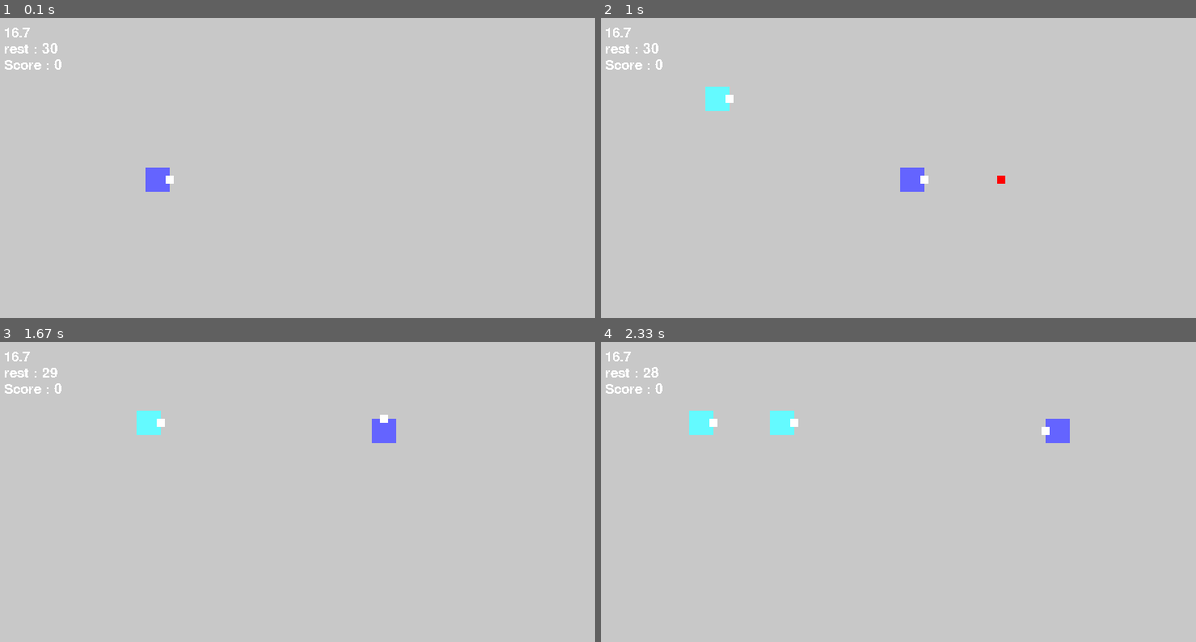
Above: before the commit, frames 1-4 (two rows, left to right).
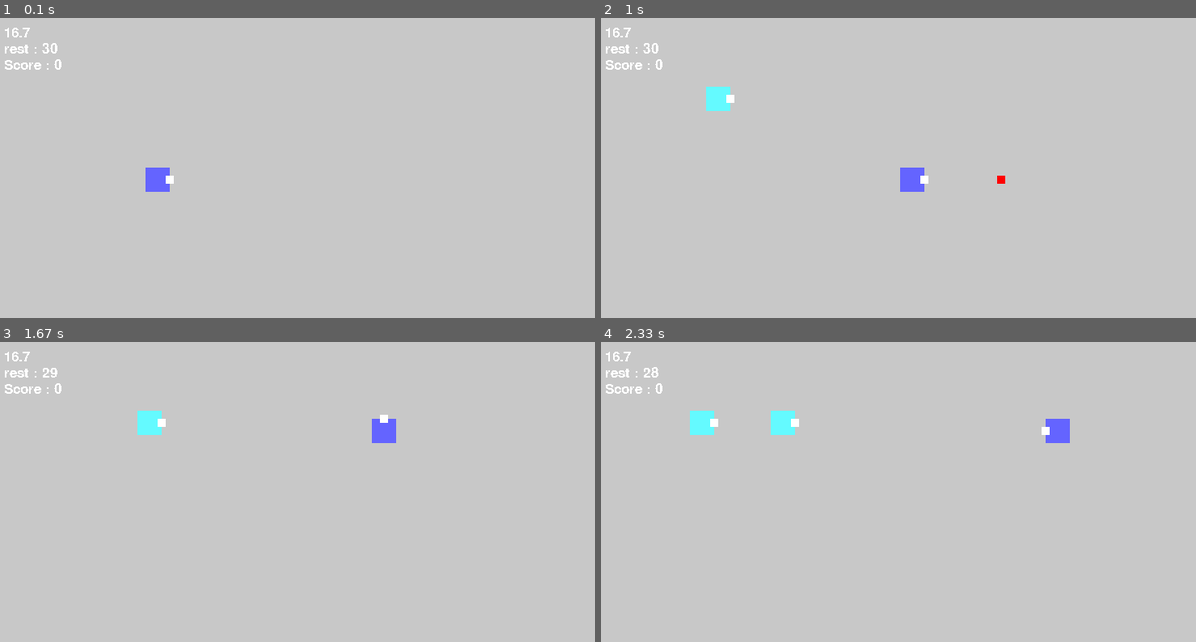
Above: after the commit, the same moments.

Repository: macchan1978/python_game
Game: pygame game, started from pygame_main.py
Same seed, same stepped clock (60 frames per second), same inputs: the game is played once before the commit and once after it.
Inputs:
- Up to frame 1 (0.1 s): no input
- Up to frame 2 (1 s): hold Space 0.33-0.8 s; hold Right 0.33-0.8 s; hold Right from 0.83 s (still down)
- Up to frame 3 (1.67 s): release Right at 1.3 s; hold Up 1.33-1.63 s
- Up to frame 4 (2.33 s): hold Right 1.67-2.13 s; hold Left from 2.17 s (still down)

Frame 1 is identical in both runs. In frame 2, less than 0.1% of the frame differs, in the area x 17-23%, y 22-31%; in frame 3, less than 0.1%; in frame 4, less than 0.1%, in the area x 14-34%, y 22-31%.

Commit message:
PlayModeに処理を移動

Diff:
--- a/game_context.py
+++ b/game_context.py
@@ -2,31 +2,47 @@
 from enum import Enum, auto
 import pygame as pg
 from pygame.event import Event
+from pygame.surface import Surface
 
 
-# define a main function
 class GamePad:
+    button_escape: bool
+    button_space: bool
+    key_left: bool
+    key_down: bool
+    key_right: bool
+    key_up: bool
+
     def __init__(self):
-        self.keyUp = False
-        self.keyRight = False
-        self.keyDown = False
-        self.keyLeft = False
-        self.buttonSpace = False
+        self.key_up = False
+        self.key_right = False
+        self.key_down = False
+        self.key_left = False
+        self.button_space = False
+        self.button_escape = False
         pass
 
+    def tick(self):
+        for event in pg.event.get():
+            self.process_event(event)
+
     def process_event(self, event: Event):
+
         is_key_down = event.type == pg.KEYDOWN
         if event.type in [pg.KEYDOWN, pg.KEYUP]:
             if event.key == pg.K_RIGHT:
-                self.keyRight = is_key_down
+                self.key_right = is_key_down
             if event.key == pg.K_LEFT:
-                self.keyLeft = is_key_down
+                self.key_left = is_key_down
             if event.key == pg.K_UP:
-                self.keyUp = is_key_down
+                self.key_up = is_key_down
             if event.key == pg.K_DOWN:
-                self.keyDown = is_key_down
+                self.key_down = is_key_down
             if event.key == pg.K_SPACE:
-                self.buttonSpace = is_key_down
+                self.button_space = is_key_down
+        if event.type == pg.KEYDOWN:
+            if event.key == pg.K_ESCAPE:
+                self.button_escape = is_key_down
 
 
 class SoundType(Enum):
@@ -51,17 +67,23 @@
 
 sound_mgr: SoundManager
 game_pad: GamePad
+screen: Surface
 
 
 def initialize():
-    global sound_mgr, game_pad
+    global sound_mgr, game_pad, screen
     sound_mgr = SoundManager()
     game_pad = GamePad()
+    screen = pg.display.set_mode((800, 600))
 
 
-def pad() -> GamePad:
+def get_pad() -> GamePad:
     return game_pad
 
 
-def sound() -> SoundManager:
+def get_sound() -> SoundManager:
     return sound_mgr
+
+
+def get_screen() -> Surface:
+    return screen
--- /dev/null
+++ b/mode_play.py
@@ -0,0 +1,87 @@
+import time
+
+from pygame.font import SysFont
+
+from objects import *
+
+
+class PlayMode:
+    def __init__(self):
+        self.font = pg.font.SysFont("", 25)
+        # define a variable to control the main loop
+        self.running = True
+
+        self.player = Player(pos=PosF(200, 200))
+
+        self.bullets: list[Bullet] = []
+        self.enemies: list[Enemy] = []
+        self.tpc_start = time.perf_counter()
+        self.tpc = [time.perf_counter(), 0]
+        self.total_sec = 30
+        self.counter = 0
+        self.score = 0
+
+    def tick(self):
+        screen = game_context.get_screen()
+
+        self.counter += 1
+        if self.counter % 100 == 10:
+            self.enemies.append(Enemy(PosF(100, 100)))
+
+        self.player.play(self.bullets)
+        self.player.tick()
+
+        for b in self.bullets:
+            b.tick()
+
+        # 当たり判定の計算。O(n^2)だがまあ気にしない。
+        for e in self.enemies:
+            e.tick()
+            for b in self.bullets:
+                if b.is_live() and e.rect.colliderect(b.rect):
+                    e.hit()
+                    b.hit()
+        self.score += sum(e.get_score() for e in self.enemies if e.is_destroyed())
+
+        if any(e.is_destroyed() for e in self.enemies):
+            game_context.get_sound().play(game_context.SoundType.DESTROY)
+
+        self.bullets = [b for b in self.bullets if b.is_live()]
+        self.enemies = [e for e in self.enemies if e.is_live()]
+
+        screen.fill((200, 200, 200))
+        self.player.render(screen)
+        for b in self.bullets:
+            b.render(screen)
+        for e in self.enemies:
+            e.render(screen)
+
+        # 処理時間
+        self.tpc[1] = time.perf_counter()
+        tpc_ms = 1000 * (self.tpc[1] - self.tpc[0])
+        self.tpc[0] = self.tpc[1]
+        play_sec = int(self.tpc[1] - self.tpc_start)
+        rest_sec = self.total_sec - play_sec
+
+        disp_frame_rate = self.font.render(f'{tpc_ms:.3g}', False, (255, 255, 255))
+        disp_rest_sec = self.font.render(f'rest : {rest_sec}', False, (255, 255, 255))
+        disp_score = self.font.render(f'Score : {self.score}', False, (255, 255, 255))
+        screen.blit(disp_frame_rate, (10, 10))
+        screen.blit(disp_rest_sec, (10, 30))
+        screen.blit(disp_score, (10, 50))
+
+        # TODO : ゲーム終了
+        if rest_sec <= 0:
+            pass
+        pass
+
+    pass
+
+
+instance: PlayMode = None
+
+
+def initialize() -> PlayMode:
+    global instance
+    instance = PlayMode()
+    return instance
--- a/objects/player.py
+++ b/objects/player.py
@@ -19,8 +19,8 @@
         self.update_rect()
 
     def play(self, bullets: list[Bullet]):
-        pad = game_context.pad()
-        if pad.buttonSpace:
+        pad = game_context.get_pad()
+        if pad.button_space:
             self.shot(bullets)
 
         angle = self.calc_move_angle(pad)
@@ -32,23 +32,23 @@
 
     @staticmethod
     def calc_move_angle(pad: game_context.GamePad) -> tuple[bool, float]:
-        if pad.keyUp and pad.keyRight:
+        if pad.key_up and pad.key_right:
             return True, -45.0
-        if pad.keyRight and pad.keyDown:
+        if pad.key_right and pad.key_down:
             return True, 45.0
-        if pad.keyDown and pad.keyLeft:
+        if pad.key_down and pad.key_left:
             return True, 135.0
-        if pad.keyLeft and pad.keyUp:
+        if pad.key_left and pad.key_up:
             return True, -135.0
-        if pad.keyUp:
+        if pad.key_up:
             return True, -90.0
-        if pad.keyRight:
+        if pad.key_right:
             return True, 0.0
-        if pad.keyDown:
+        if pad.key_down:
             return True, 90.0
-        if pad.keyLeft:
+        if pad.key_left:
             return True, 180.0
-        if pad.keyUp:
+        if pad.key_up:
             return True, -90
         return False, 0
 
--- a/pygame_main.py
+++ b/pygame_main.py
@@ -1,100 +1,32 @@
 from __future__ import annotations
 
 import os
-import time
+
+import mode_play
 from objects import *
 
 
 def main():
     print(f'current dir : [{os.getcwd()}]')
 
+    pg.init()
+    pg.display.set_caption("minimal program")
+    clock = pg.time.Clock()
     game_context.initialize()
 
-    pg.init()
-    clock = pg.time.Clock()
-    # load and set the logo
-    pg.display.set_caption("minimal program")
+    play_mode = mode_play.initialize()
 
-    # create a surface on screen that has the size of 240 x 180
-    screen = pg.display.set_mode((800, 600))
-    my_font = pg.font.SysFont("", 25)
-    # define a variable to control the main loop
     running = True
-
-    the_player = Player(pos=PosF(200, 200))
-
-    bullets: list[Bullet] = []
-    enemies: list[Enemy] = []
-    tpc_start = time.perf_counter()
-    tpc = [time.perf_counter(), 0]
-    total_sec = 30
-    counter = 0
-    score = 0
-
-    # game_pad = GamePad()
     while running:
         clock.tick(60)
 
-        for event in pg.event.get():
-            game_context.pad().process_event(event)
-            if event.type == pg.QUIT:
-                running = False
-            if event.type == pg.KEYDOWN:
-                if event.key == pg.K_ESCAPE:
-                    running = False
+        pad = game_context.game_pad
+        pad.tick()
+        if pad.button_escape:
+            running = False
 
-
-        if counter % 100 == 10:
-            enemies.append(Enemy(PosF(100, 100)))
-
-        the_player.play(bullets)
-        the_player.tick()
-
-        for b in bullets:
-            b.tick()
-
-        # 当たり判定の計算。O(n^2)だがまあ気にしない。
-        for e in enemies:
-            e.tick()
-            for b in bullets:
-                if b.is_live() and e.rect.colliderect(b.rect):
-                    e.hit()
-                    b.hit()
-        score += sum(e.get_score() for e in enemies if e.is_destroyed())
-
-        if any(e.is_destroyed() for e in enemies):
-            game_context.sound().play(game_context.SoundType.DESTROY)
-
-        bullets = [b for b in bullets if b.is_live()]
-        enemies = [e for e in enemies if e.is_live()]
-
-        screen.fill((200, 200, 200))
-        the_player.render(screen)
-        for b in bullets:
-            b.render(screen)
-        for e in enemies:
-            e.render(screen)
-
-        # 処理時間
-        tpc[1] = time.perf_counter()
-        tpc_ms = 1000 * (tpc[1] - tpc[0])
-        tpc[0] = tpc[1]
-        play_sec = int(tpc[1] - tpc_start)
-        rest_sec = total_sec - play_sec
-
-        disp_frame_rate = my_font.render(f'{tpc_ms:.3g}', False, (255, 255, 255))
-        disp_rest_sec = my_font.render(f'rest : {rest_sec}', False, (255, 255, 255))
-        disp_score = my_font.render(f'Score : {score}', False, (255,255,255))
-        screen.blit(disp_frame_rate, (10, 10))
-        screen.blit(disp_rest_sec, (10, 30))
-        screen.blit(disp_score, (10, 50))
-
-        # TODO : ゲーム終了
-        if rest_sec <= 0:
-            pass
-
+        play_mode.tick()
         pg.display.flip()
-        counter += 1
 
 
 # run the main function only if this module is executed as the main script
